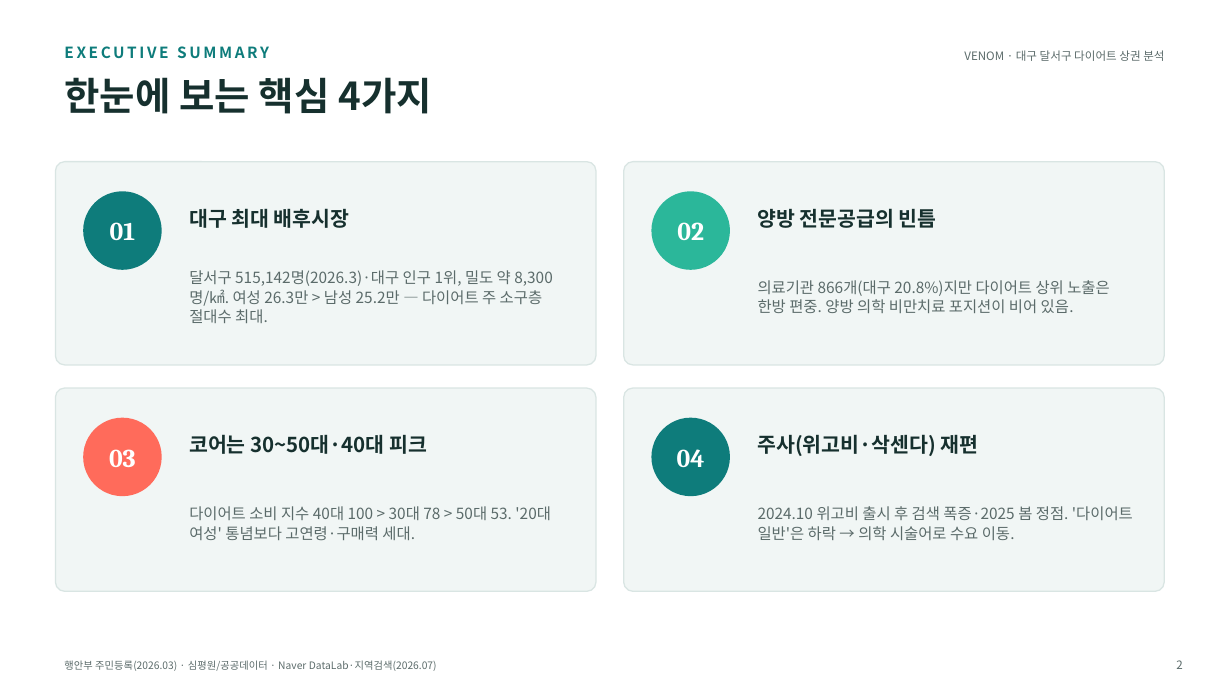
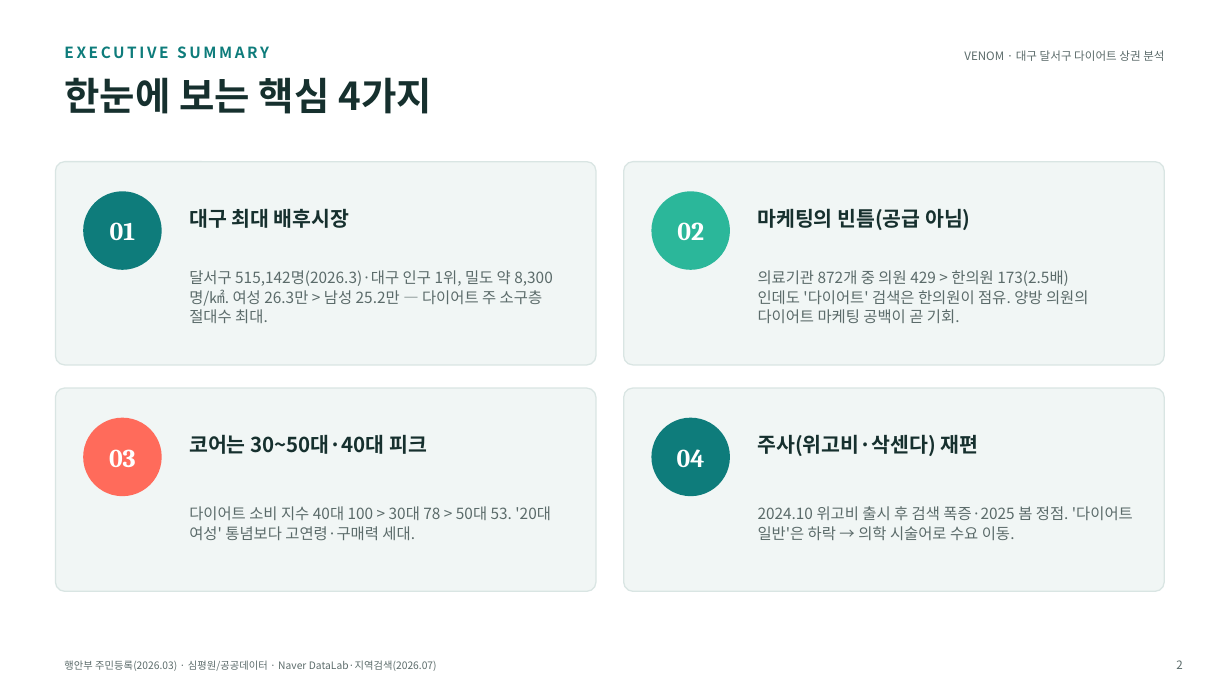
Before and after one commit to recon9973-lang/desktop-tutorial, a slide deck: slide 2 of docs/analysis/대구-달서구-다이어트-상권분석.pptx. Drawn at 1232x693 pixels with LibreOffice and Linux fonts; fonts in the diff are those of the drawing. Boxes give left, top, right and bottom in pixels: in the first picture for what was removed or moved away, otherwise in the second. Text is boxed around its words. In the diff, an @@ line names an element or a change of style, - is before the commit and + after.

```diff
--- a/docs/analysis/대구-달서구-다이어트-상권분석.pptx
+++ b/docs/analysis/대구-달서구-다이어트-상권분석.pptx
@@ text at [757, 208, 971, 230]: text changed @@
-양방 전문공급의 빈틈
+마케팅의 빈틈(공급 아님)
@@ text at [758, 270, 1088, 323]: text changed @@
-의료기관 866개(대구 20.8%)지만 다이어트 상위 노출은 한방 편중. 양방 의학 비만치료 포지션이 비어 있음.
+의료기관 872개 중 의원 429 > 한의원 173(2.5배)인데도 '다이어트' 검색은 한의원이 점유. 양방 의원의 다이어트 마케팅 공백이 곧 기회.
```
Also in this commit, not shown: 4 other slides changed, 1 other file.
